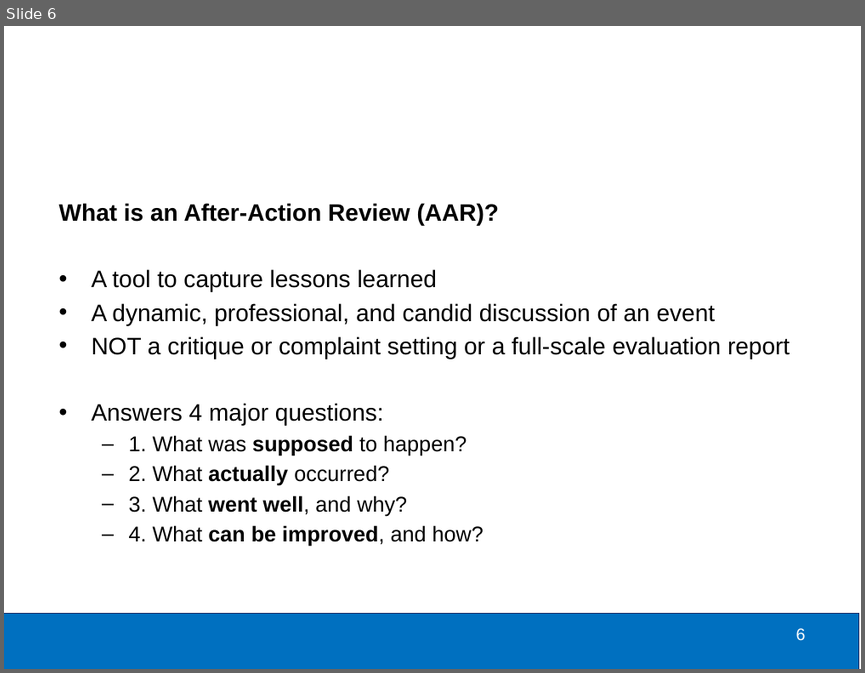
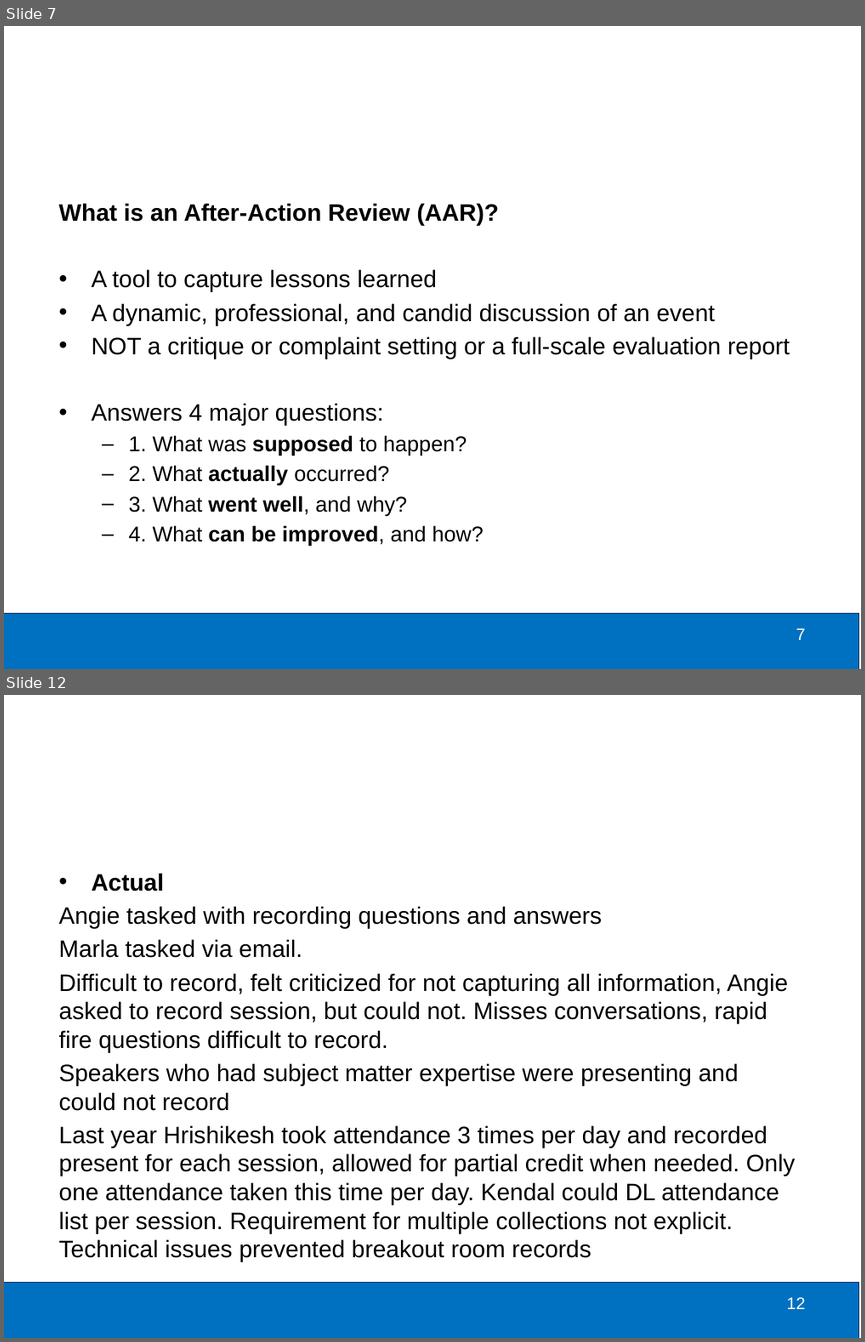
Before and after one commit to burch-cm/training, a slide deck: classes/AAR/2021 Annual Personal Property Education Workshop AAR.pptx. Shown one above the other, each under a label of ours: slide 6 before the commit, slides 7 and 12 after it; the slides between them are not shown. The pictures are 865x673 and 865x1342 pixels, drawn with LibreOffice and Linux fonts; fonts in the diff are those of the drawing; background and template pictures are left out. Boxes give left, top, right and bottom in pixels: in the first picture for what was removed or moved away, otherwise in the second. Text is boxed around its words. In the diff, an @@ line names an element or a change of style, - is before the commit and + after.

```diff
--- a/classes/AAR/2021 Annual Personal Property Education Workshop AAR.pptx
+++ b/classes/AAR/2021 Annual Personal Property Education Workshop AAR.pptx
@@ slide 12 added at [4, 695, 861, 1338], background #FFFFFF; not listed: 2 template elements that a slide beside it also shows @@
@@ text added at [59, 873, 795, 1261], 20 pt, text #000000 @@
+• Actual
+Angie tasked with recording questions and answers
+Marla tasked via email.
+Difficult to record, felt criticized for not capturing all information, Angie asked to record session, but could not. Misses conversations, rapid fire questions difficult to record.
+Speakers who had subject matter expertise were presenting and could not record
+Last year Hrishikesh took attendance 3 times per day and recorded present for each session, allowed for partial credit when needed. Only one attendance taken this time per day. Kendal could DL attendance list per session. Requirement for multiple collections not explicit. Technical issues prevented breakout room records
@@ what was slide 6 is now slide 7 @@
@@ page number at [796, 628, 806, 640]: text changed @@
-6
+7
```
Also in this commit, not shown: 8 slides changed, 6 other slides added.
